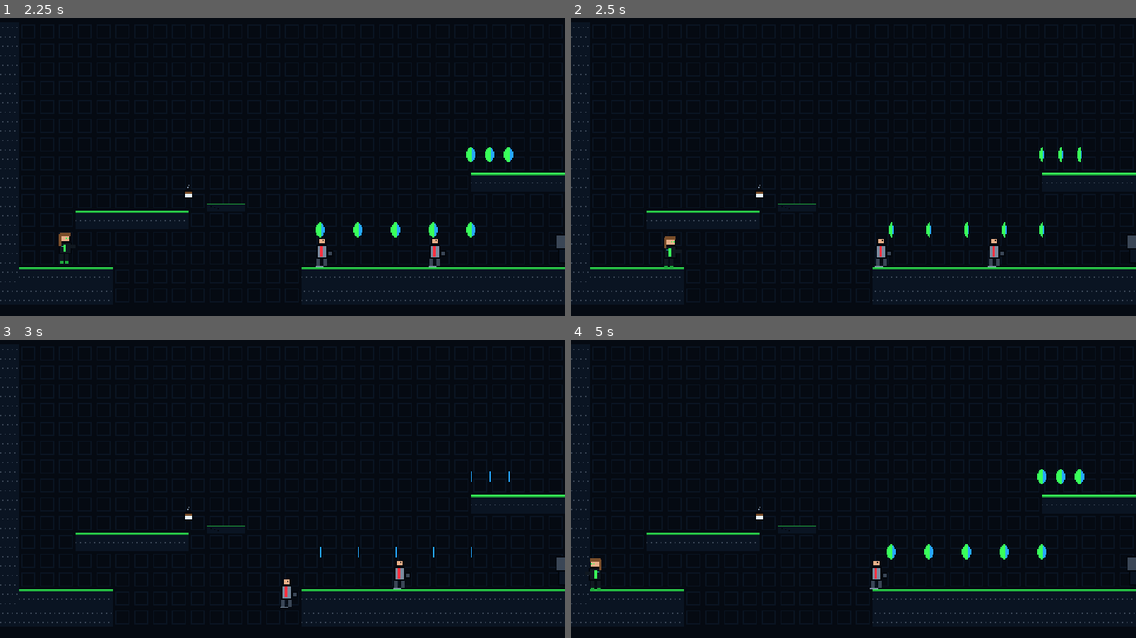
Above: before the commit, frames 1-4 (two rows, left to right).
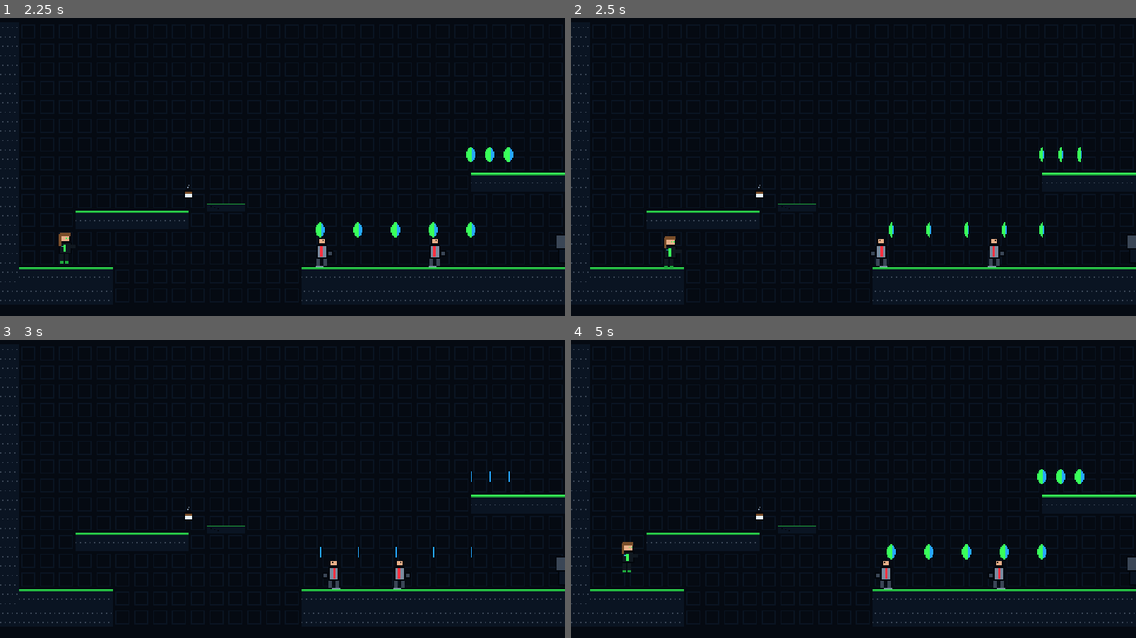
Above: after the commit, the same moments.

Repository: Flam-John/Credia-Guardians
Game: Godot game, scene res://scenes/main/main.tscn
Two runs of this game, one before a commit and one after it. Both use one fixed random seed, a clock stepped at 60 frames per second and the inputs below.
Inputs (mouse positions are in pixels of both pictures, inside the frame that each line leads up to):
- Up to frame 1 (2.25 s): tap Enter at 0.5 s; move the mouse to (406, 146) at 0.52 s; hold D (move_right) 0.53-1.25 s; hold L (ability) 0.53-1.25 s; click (406, 146) at 0.67 s; tap Space (jump) at 0.77 s; tap 1 at 0.8 s; drag from (169, 178) to (367, 256) at 1.27 s; move the mouse to (339, 92) at 2.02 s; hold D (move_right) from 2.03 s (still down); hold L (ability) from 2.03 s (still down); tap 2 at 2.1 s
- Up to frame 2 (2.5 s): keep holding D (move_right); keep holding L (ability)
- Up to frame 3 (3 s): release D (move_right) at 2.75 s; release L (ability) at 2.75 s; drag from (254, 548) to (412, 578) at 2.77 s
- Up to frame 4 (5 s): move the mouse to (1023, 533) at 3.52 s; hold A (move_left) 3.53-4.25 s; tap J (attack) at 3.6 s; tap Space (jump) at 3.77 s; tap 2 at 3.8 s; drag from (684, 438) to (893, 551) at 4.27 s

Frame 1 is identical in both runs. In frame 2, less than 0.1% of the frame differs, in the area x 53-57%, y 74-84%; in frame 3, 0.2%; in frame 4, 0.5%, in the area x 3-77%, y 67-84%.

Commit message:
fix: apply M2 code-review findings
Signal-flush safety: hitbox deactivate + coin pop use set_deferred.
Crumbling platform timers are child Timers (no freed-instance callbacks).
Checkpoint respawn uses the terminal's position, not the player's mid-air
position. Shield needs 0.5 meter to raise (kills regen starvation loop).
Hazards and enemy contact are POLLED, not edge-triggered (standing inside
after i-frames keeps hurting); stomp gets 0.25s contact grace. Junior
Banker edge rays follow facing (was walking off ledges backwards). Kill
plane below camera limits (falling out = death, not softlock). Enemies
despawn below y=1000. Manager spawn moved off tile overlap. Energy Drink
grants the documented 10s +15% speed boost. movement_room reuses
RespawnController.

Diff:
--- a/src/autoload/event_bus.gd
+++ b/src/autoload/event_bus.gd
@@ -19,7 +19,7 @@
 signal enemy_killed(score: int, world_pos: Vector2)
 
 # -- Level objectives --
-signal checkpoint_reached(id: StringName)
+signal checkpoint_reached(id: StringName, respawn_pos: Vector2)
 signal node_activated(id: StringName, count: int, total: int)
 signal hidden_room_found(id: StringName)
 signal stage_cleared(stats: Dictionary)
--- a/src/components/hitbox_component.gd
+++ b/src/components/hitbox_component.gd
@@ -25,7 +25,10 @@
 
 
 func deactivate() -> void:
-	monitoring = false
+	# deferred: deactivate() is reachable from inside physics signal flushes
+	# (take_hit -> transition -> AttackState.exit), where direct writes to
+	# monitoring are blocked by the engine
+	set_deferred("monitoring", false)
 	_hit_targets.clear()
 
 
--- a/src/entities/collectibles/coin.gd
+++ b/src/entities/collectibles/coin.gd
@@ -33,7 +33,8 @@
 func pop(velocity: Vector2) -> void:
 	_pop_velocity = velocity
 	_popping = true
-	monitoring = false
+	# deferred: pop() runs inside the killer hitbox's signal flush
+	set_deferred("monitoring", false)
 	set_deferred("monitorable", false)
 
 
--- a/src/entities/collectibles/pickup.gd
+++ b/src/entities/collectibles/pickup.gd
@@ -45,5 +45,6 @@
 			player.heal(1)
 		Kind.ENERGY_DRINK:
 			player.heal(player.stats.max_hp)
+			player.apply_speed_boost(1.15, 10.0) # docs/GDD.md §8
 		_:
 			pass # FIREWALL_SHIELD / KEYBOARD_UPGRADE / USB_KEY arrive in M5
--- a/src/entities/enemies/enemy_base.gd
+++ b/src/entities/enemies/enemy_base.gd
@@ -10,6 +10,8 @@
 ## Player must be at least this far above the enemy center to count as a stomp.
 const STOMP_HEIGHT := 6.0
 const KNOCKBACK_DECAY := 600.0
+## No enemy has business existing this far below any room; freed quietly.
+const FALL_DESPAWN_Y := 1000.0
 
 @export var stats: EnemyStats
 ## Off-screen sleeping (docs/PERFORMANCE.md). Tests disable it: headless runs
@@ -29,6 +31,7 @@
 var hurtbox: HurtboxComponent
 var flash: FlashComponent
 var loot: LootComponent
+var _contact_area: Area2D
 
 
 func _ready() -> void:
@@ -50,6 +53,15 @@
 	else:
 		state_machine.physics_update(delta)
 	move_and_slide()
+	# POLLED contact (not *_entered edges): a player parked inside the enemy
+	# after their i-frames expire must keep taking hits. has_overlapping is
+	# allocation-free; the array only materializes on actual overlap.
+	if _contact_area.has_overlapping_bodies():
+		for overlapping in _contact_area.get_overlapping_bodies():
+			_resolve_player_contact(overlapping)
+	# fell out of the world (panicking bankers may run off ledges by design)
+	if global_position.y > FALL_DESPAWN_Y:
+		queue_free()
 
 
 func set_facing(dir: int) -> void:
@@ -94,12 +106,13 @@
 	add_child(loot)
 
 	# Contact: hurts the player on touch, unless it's a valid stomp.
-	var contact := Area2D.new()
-	contact.collision_layer = 0
-	contact.collision_mask = PhysicsLayers.PLAYER
-	contact.add_child(_body_shape_copy())
-	contact.body_entered.connect(_on_player_contact)
-	add_child(contact)
+	# Deliberately scans the player BODY layer (not the hurtbox): stomp
+	# resolution needs body velocity/position. Polled in _physics_process.
+	_contact_area = Area2D.new()
+	_contact_area.collision_layer = 0
+	_contact_area.collision_mask = PhysicsLayers.PLAYER
+	_contact_area.add_child(_body_shape_copy())
+	add_child(_contact_area)
 
 	if sleep_when_offscreen:
 		var enabler := VisibleOnScreenEnabler2D.new()
@@ -136,7 +149,7 @@
 	take_hit(hitbox.damage, hitbox.global_position)
 
 
-func _on_player_contact(body: Node2D) -> void:
+func _resolve_player_contact(body: Node2D) -> void:
 	var player := body as Player
 	if player == null or _dying:
 		return
@@ -144,6 +157,9 @@
 			and player.global_position.y < global_position.y - STOMP_HEIGHT
 	if stats.stompable and falling_onto:
 		player.velocity.y = STOMP_BOUNCE
+		# grace: next poll still overlaps but is no longer "falling onto" —
+		# without this the bounce frame reads as contact damage
+		player.hurtbox.start_invuln(0.25)
 		AudioManager.play_sfx("stomp")
 		take_hit(1, player.global_position)
 	else:
--- a/src/entities/enemies/junior/junior_banker.gd
+++ b/src/entities/enemies/junior/junior_banker.gd
@@ -11,6 +11,15 @@
 	edge_detector.position = Vector2(0, -6)
 	add_child(edge_detector)
 	super()
+	edge_detector.set_direction(facing)
+
+
+## Keep the probes pointed the way we walk — a desynced detector never sees
+## the ledge and the banker walks straight off it.
+func set_facing(dir: int) -> void:
+	super(dir)
+	if edge_detector != null:
+		edge_detector.set_direction(facing)
 
 
 func _on_took_hit() -> void:
--- a/src/entities/enemies/junior/panic_state.gd
+++ b/src/entities/enemies/junior/panic_state.gd
@@ -28,8 +28,7 @@
 
 func physics_update(delta: float) -> void:
 	if enemy.is_on_floor() and enemy.edge_detector.is_wall_ahead():
-		enemy.set_facing(-enemy.facing)
-		enemy.edge_detector.set_direction(enemy.facing)
+		enemy.set_facing(-enemy.facing) # detector follows via set_facing override
 	enemy.velocity.x = enemy.facing * stats.move_speed * FLEE_FACTOR
 	_drop_timer -= delta
 	if _drop_timer <= 0.0 and _coins_dropped < MAX_COINS:
--- a/src/entities/enemies/junior/patrol_state.gd
+++ b/src/entities/enemies/junior/patrol_state.gd
@@ -15,6 +15,5 @@
 func physics_update(_delta: float) -> void:
 	if enemy.is_on_floor() \
 			and (enemy.edge_detector.is_wall_ahead() or enemy.edge_detector.is_ledge_ahead()):
-		enemy.set_facing(-enemy.facing)
-		enemy.edge_detector.set_direction(enemy.facing)
+		enemy.set_facing(-enemy.facing) # detector follows via set_facing override
 	enemy.velocity.x = enemy.facing * stats.move_speed
--- a/src/entities/player/player.gd
+++ b/src/entities/player/player.gd
@@ -19,6 +19,9 @@
 ## Chris signature: drains while Shield state is active (docs/GDD.md §3).
 var shield_meter := 0.0
 var shield_regen_wait := 0.0
+## Energy Drink (docs/GDD.md §8): multiplies run speed while boosted.
+var speed_boost := 1.0
+var _boost_left := 0.0
 ## Set by HurtState so knockback direction survives the state transition.
 var last_hit_from := Vector2.ZERO
 
@@ -32,6 +35,7 @@
 var melee_hitbox: HitboxComponent
 var melee_shape: CollisionShape2D
 var flash: FlashComponent
+var _hazard_detector: Area2D
 
 
 func _ready() -> void:
@@ -79,15 +83,15 @@
 	flash.target = sprite
 	add_child(flash)
 
-	# Hazard tiles/areas (spikes, lasers) — 2 dmg per GDD §4.
-	var hazard_detector := Area2D.new()
-	hazard_detector.collision_layer = 0
-	hazard_detector.collision_mask = PhysicsLayers.HAZARD
+	# Hazard tiles/areas (spikes, lasers) — 2 dmg per GDD §4. POLLED in
+	# _physics_process, not edge-triggered: an *_entered-only design goes
+	# silent when the player stays overlapping after i-frames expire.
+	_hazard_detector = Area2D.new()
+	_hazard_detector.collision_layer = 0
+	_hazard_detector.collision_mask = PhysicsLayers.HAZARD
 	var hz_shape := hurt_shape.duplicate()
-	hazard_detector.add_child(hz_shape)
-	hazard_detector.body_entered.connect(_on_hazard_touched)
-	hazard_detector.area_entered.connect(_on_hazard_touched)
-	add_child(hazard_detector)
+	_hazard_detector.add_child(hz_shape)
+	add_child(_hazard_detector)
 
 
 ## Camera handshake for spawners (levels, debug rooms): limits, then snap,
@@ -111,6 +115,10 @@
 	if is_on_floor():
 		air_jumps_left = 1
 		dash_charges_left = stats.air_dash_charges
+	# Polled hazard check (take_hit no-ops during i-frames, so this is one
+	# cheap overlap test per frame, damage at i-frame cadence while inside).
+	if _hazard_detector.has_overlapping_bodies() or _hazard_detector.has_overlapping_areas():
+		take_hit(2, global_position + Vector2(0, 8))
 
 
 func _unhandled_input(event: InputEvent) -> void:
@@ -149,12 +157,13 @@
 		AudioManager.play_sfx("heal")
 
 
+func apply_speed_boost(multiplier: float, duration: float) -> void:
+	speed_boost = multiplier
+	_boost_left = duration
+
+
 func _on_hurtbox_hurt(hitbox: HitboxComponent) -> void:
 	take_hit(hitbox.damage, hitbox.global_position)
-
-
-func _on_hazard_touched(_node: Node) -> void:
-	take_hit(2, global_position + Vector2(0, 8)) # knock upward off spikes
 
 
 ## Chris only: frontal ±60° block while Shield state is active with meter.
@@ -186,7 +195,8 @@
 func ground_move(delta: float) -> void:
 	var axis := input_axis()
 	if absf(axis) > 0.0:
-		velocity.x = move_toward(velocity.x, axis * stats.run_speed, stats.ground_accel * delta)
+		velocity.x = move_toward(
+				velocity.x, axis * stats.run_speed * speed_boost, stats.ground_accel * delta)
 		set_facing(signf(axis))
 	else:
 		velocity.x = move_toward(velocity.x, 0.0, stats.ground_friction * delta)
@@ -197,7 +207,8 @@
 	var axis := input_axis()
 	if absf(axis) > 0.0:
 		velocity.x = move_toward(
-			velocity.x, axis * stats.run_speed, stats.ground_accel * stats.air_control * delta)
+			velocity.x, axis * stats.run_speed * speed_boost,
+			stats.ground_accel * stats.air_control * delta)
 		set_facing(signf(axis))
 
 
@@ -240,6 +251,10 @@
 	coyote_timer = maxf(0.0, coyote_timer - delta)
 	jump_buffer_timer = maxf(0.0, jump_buffer_timer - delta)
 	dash_cooldown_timer = maxf(0.0, dash_cooldown_timer - delta)
+	if _boost_left > 0.0:
+		_boost_left -= delta
+		if _boost_left <= 0.0:
+			speed_boost = 1.0
 	# Shield regen: waits shield_regen_delay after last use, then refills.
 	if stats.has_shield and state_machine.current_name() != &"Shield":
 		if shield_regen_wait > 0.0:
--- a/src/entities/player/states/player_state.gd
+++ b/src/entities/player/states/player_state.gd
@@ -24,8 +24,11 @@
 	if Input.is_action_just_pressed(&"attack"):
 		machine.transition(&"Attack")
 		return true
+	# Minimum meter to raise the shield: without it, holding the button after
+	# depletion re-enters Shield the frame regen ticks past zero, draining it
+	# instantly and re-arming the regen delay forever (starvation loop).
 	if Input.is_action_pressed(&"ability") and stats.has_shield \
-			and player.shield_meter > 0.0:
+			and player.shield_meter >= 0.5:
 		machine.transition(&"Shield")
 		return true
 	if not player.is_on_floor():
--- a/src/levels/checkpoint.gd
+++ b/src/levels/checkpoint.gd
@@ -37,7 +37,9 @@
 	activated = true
 	_sprite.play(&"on")
 	AudioManager.play_sfx("checkpoint")
-	EventBus.checkpoint_reached.emit(id)
+	# Respawn at the terminal itself — never at the player's transient
+	# position, which could be mid-air over a hazard.
+	EventBus.checkpoint_reached.emit(id, global_position)
 
 
 static var _frames_cache: SpriteFrames
--- a/src/levels/crumbling_platform.gd
+++ b/src/levels/crumbling_platform.gd
@@ -10,9 +10,15 @@
 var _shape: CollisionShape2D
 var _atlas: AtlasTexture
 var _state := 0 # 0 intact, 1 shaking, 2 broken
+## Child Timer (NOT SceneTreeTimer): dies with the platform, so a pending
+## break/respawn can never fire on a freed instance after a scene change.
+var _timer: Timer
 
 
 func _ready() -> void:
+	_timer = Timer.new()
+	_timer.one_shot = true
+	add_child(_timer)
 	collision_layer = PhysicsLayers.PLATFORM_ONEWAY
 	collision_mask = 0
 	_atlas = AtlasTexture.new()
@@ -52,7 +58,7 @@
 	tween.set_loops(int(SHAKE_TIME / 0.06))
 	tween.tween_property(_sprite, "position:x", 1.0, 0.03)
 	tween.tween_property(_sprite, "position:x", -1.0, 0.03)
-	get_tree().create_timer(SHAKE_TIME).timeout.connect(_break)
+	_start_timer(SHAKE_TIME, _break)
 
 
 func _break() -> void:
@@ -61,7 +67,14 @@
 	_shape.set_deferred("disabled", true)
 	var tween := create_tween()
 	tween.tween_property(_sprite, "modulate:a", 0.0, 0.2)
-	get_tree().create_timer(RESPAWN_TIME).timeout.connect(_respawn)
+	_start_timer(RESPAWN_TIME, _respawn)
+
+
+func _start_timer(seconds: float, callback: Callable) -> void:
+	for connection in _timer.timeout.get_connections():
+		_timer.timeout.disconnect(connection.callable)
+	_timer.timeout.connect(callback, CONNECT_ONE_SHOT)
+	_timer.start(seconds)
 
 
 func _respawn() -> void:
--- a/src/levels/respawn_controller.gd
+++ b/src/levels/respawn_controller.gd
@@ -10,9 +10,13 @@
 @export var spawn_point := Vector2.ZERO
 @export var camera_limits := Rect2()
 
+## How far below the camera limits the kill plane sits.
+const FALL_KILL_MARGIN := 48.0
+
 var player: Player
 var _character: CharacterStats
 var _active_checkpoint_pos := Vector2.ZERO
+var _kill_y := INF
 
 
 func _ready() -> void:
@@ -20,9 +24,17 @@
 	EventBus.checkpoint_reached.connect(_on_checkpoint_reached)
 
 
+func _physics_process(_delta: float) -> void:
+	# Kill plane: falling out of the room is death, never a softlock.
+	if is_instance_valid(player) and player.global_position.y > _kill_y \
+			and not player.health.is_dead():
+		player.take_hit(999, player.global_position)
+
+
 func spawn(character: CharacterStats) -> Player:
 	_character = character
 	_active_checkpoint_pos = spawn_point
+	_kill_y = camera_limits.end.y + FALL_KILL_MARGIN
 	return _spawn_at(spawn_point)
 
 
@@ -37,10 +49,8 @@
 	return player
 
 
-func _on_checkpoint_reached(_id: StringName) -> void:
-	# the checkpoint that emitted is the nearest activated one to the player
-	if is_instance_valid(player):
-		_active_checkpoint_pos = player.global_position
+func _on_checkpoint_reached(_id: StringName, respawn_pos: Vector2) -> void:
+	_active_checkpoint_pos = respawn_pos
 
 
 func _on_player_died() -> void:
--- a/tests/debug_scenes/combat_room.gd
+++ b/tests/debug_scenes/combat_room.gd
@@ -55,7 +55,7 @@
 func _place_enemies() -> void:
 	_add(JUNIOR, Vector2(22 * T, 12 * T))
 	_add(JUNIOR, Vector2(28 * T, 12 * T))
-	_add(MANAGER, Vector2(50 * T, 12 * T))
+	_add(MANAGER, Vector2(55 * T, 12 * T)) # clear of the col-48..53 overhang
 
 
 func _place_collectibles() -> void:
--- a/tests/debug_scenes/movement_room.gd
+++ b/tests/debug_scenes/movement_room.gd
@@ -2,7 +2,6 @@
 ## Movement debug room: ledge/gap gauntlet built from ASCII (versionable).
 ## Keys: 1 = respawn as Chris, 2 = respawn as Flam, F3 = debug overlay.
 
-const PLAYER_SCENE := preload("res://scenes/entities/player/player.tscn")
 const CHRIS := preload("res://data/characters/chris.tres")
 const FLAM := preload("res://data/characters/flam.tres")
 const SPAWN := Vector2(48, 180)
@@ -24,16 +23,19 @@
 @@@@@@@@@@@@@.....@@@@@@@@....@@@@@....................@@@@@@@@@
 """
 
-var _builder: AsciiRoomBuilder
-var _player: Player
+var _respawner: RespawnController
 
 
 func _ready() -> void:
-	_builder = AsciiRoomBuilder.new()
-	_builder.map = ROOM_MAP
-	add_child(_builder) # _ready auto-builds; room_size is valid after this
+	var builder := AsciiRoomBuilder.new()
+	builder.map = ROOM_MAP
+	add_child(builder) # _ready auto-builds; room_size is valid after this
 	add_child(DebugOverlay.new())
-	_spawn(CHRIS)
+	_respawner = RespawnController.new()
+	_respawner.spawn_point = SPAWN
+	_respawner.camera_limits = Rect2(Vector2.ZERO, builder.room_size)
+	add_child(_respawner)
+	_respawner.spawn(CHRIS)
 
 
 func _unhandled_key_input(event: InputEvent) -> void:
@@ -42,16 +44,6 @@
 		return
 	match key.physical_keycode:
 		KEY_1:
-			_spawn(CHRIS)
+			_respawner.spawn(CHRIS)
 		KEY_2:
-			_spawn(FLAM)
-
-
-func _spawn(stats: CharacterStats) -> void:
-	if is_instance_valid(_player):
-		_player.queue_free()
-	_player = PLAYER_SCENE.instantiate()
-	_player.stats = stats
-	_player.position = SPAWN
-	add_child(_player)
-	_player.activate_camera(Rect2(Vector2.ZERO, _builder.room_size))
+			_respawner.spawn(FLAM)
--- a/tests/unit/test_player_combat.gd
+++ b/tests/unit/test_player_combat.gd
@@ -90,7 +90,21 @@
 	assert_eq(_player.health.hp, hp_before - 1, "rear hit lands")
 
 
-func test_hazard_costs_two() -> void:
-	var hp_before := _player.health.hp
-	_player._on_hazard_touched(null)
-	assert_eq(_player.health.hp, hp_before - 2)
+func test_hazard_polling_damages_while_overlapping() -> void:
+	# real hazard body under the player: polled check must hit on the first
+	# frame AND again after i-frames expire while still overlapping
+	var spikes := StaticBody2D.new()
+	spikes.collision_layer = PhysicsLayers.HAZARD
+	var shape := CollisionShape2D.new()
+	var rect := RectangleShape2D.new()
+	rect.size = Vector2(60, 30)
+	shape.shape = rect
+	spikes.position = _player.position + Vector2(0, -10)
+	spikes.add_child(shape)
+	add_child_autofree(spikes)
+	var hp_start := _player.health.hp
+	await wait_physics_frames(4)
+	assert_eq(_player.health.hp, hp_start - 2, "hazard costs 2")
+	# still overlapping after the 1s invulnerability -> damaged again
+	await wait_physics_frames(70)
+	assert_lte(_player.health.hp, hp_start - 4, "re-damaged after i-frames while inside")
